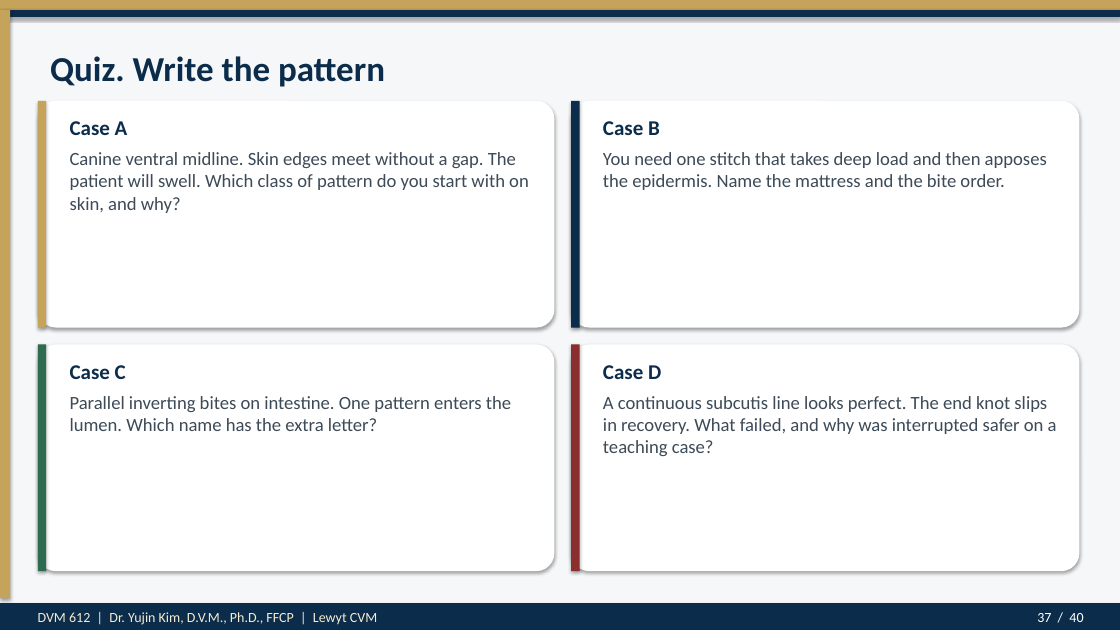
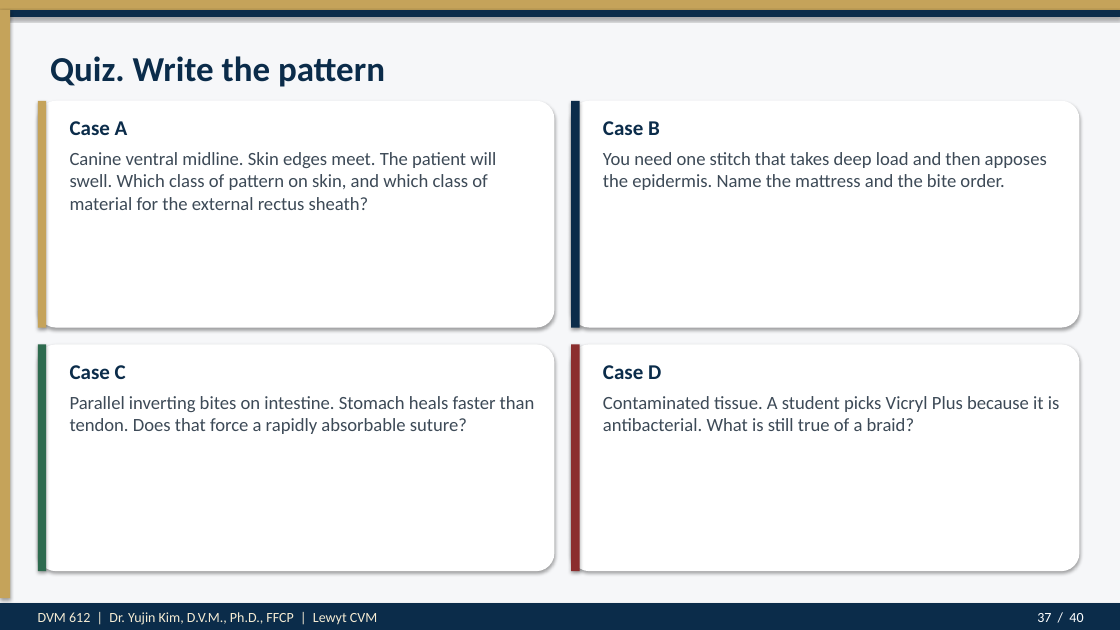
Before and after one commit to drkimvet/happycare, a slide deck: slide 37 of lectures/DVM-612_Week7_Suture_Patterns_Closures.pptx. Drawn at 1120x630 pixels with LibreOffice and Linux fonts; fonts in the diff are those of the drawing. Boxes give left, top, right and bottom in pixels: in the first picture for what was removed or moved away, otherwise in the second. Text is boxed around its words. In the diff, an @@ line names an element or a change of style, - is before the commit and + after.

```diff
--- a/lectures/DVM-612_Week7_Suture_Patterns_Closures.pptx
+++ b/lectures/DVM-612_Week7_Suture_Patterns_Closures.pptx
@@ text at (70,152,496,210): text changed @@
-Canine ventral midline. Skin edges meet without a gap. The patient will swell. Which class of pattern do you start with on skin, and why?
+Canine ventral midline. Skin edges meet. The patient will swell. Which class of pattern on skin, and which class of material for the external rectus sheath?
@@ text at (70,396,535,434): text changed @@
-Parallel inverting bites on intestine. One pattern enters the lumen. Which name has the extra letter?
+Parallel inverting bites on intestine. Stomach heals faster than tendon. Does that force a rapidly absorbable suture?
@@ text at (603,396,1060,431): text changed @@
-A continuous subcutis line looks perfect. The end knot slips in recovery. What failed, and why was interrupted safer on a teaching case?
+Contaminated tissue. A student picks Vicryl Plus because it is antibacterial. What is still true of a braid?
```
Also in this commit, not shown: 15 other slides changed, 3 other files.
